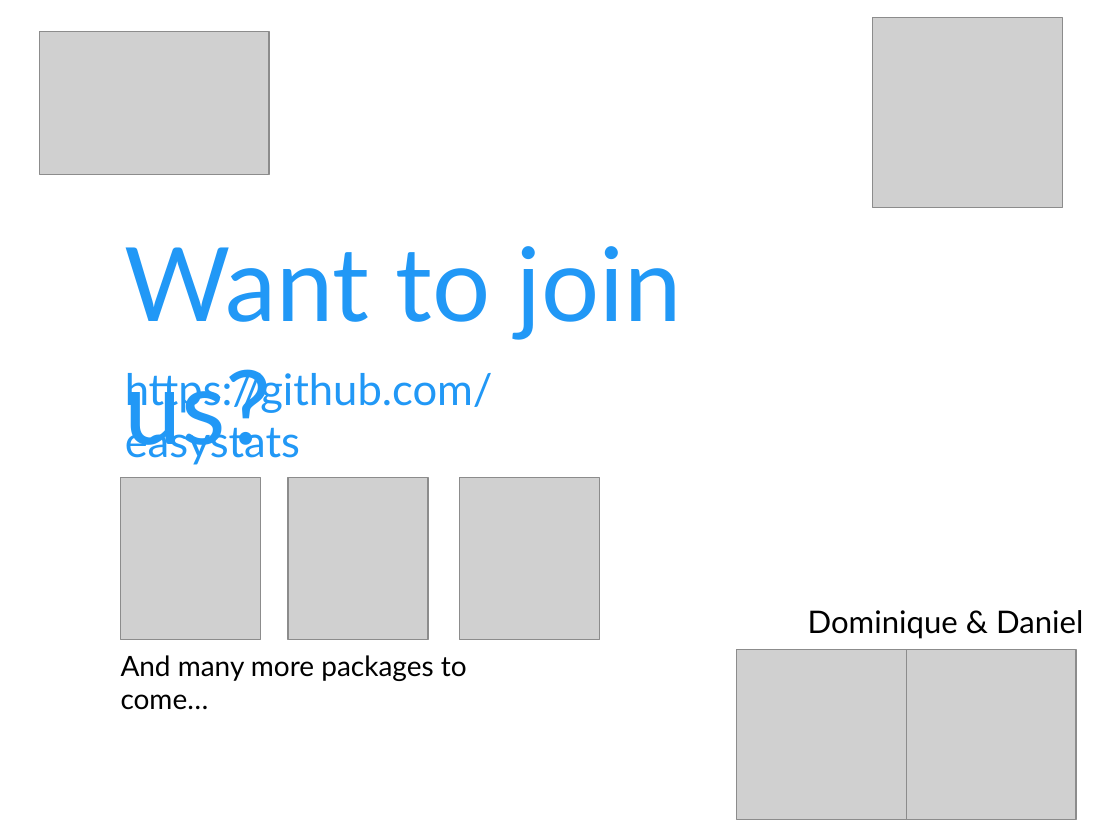
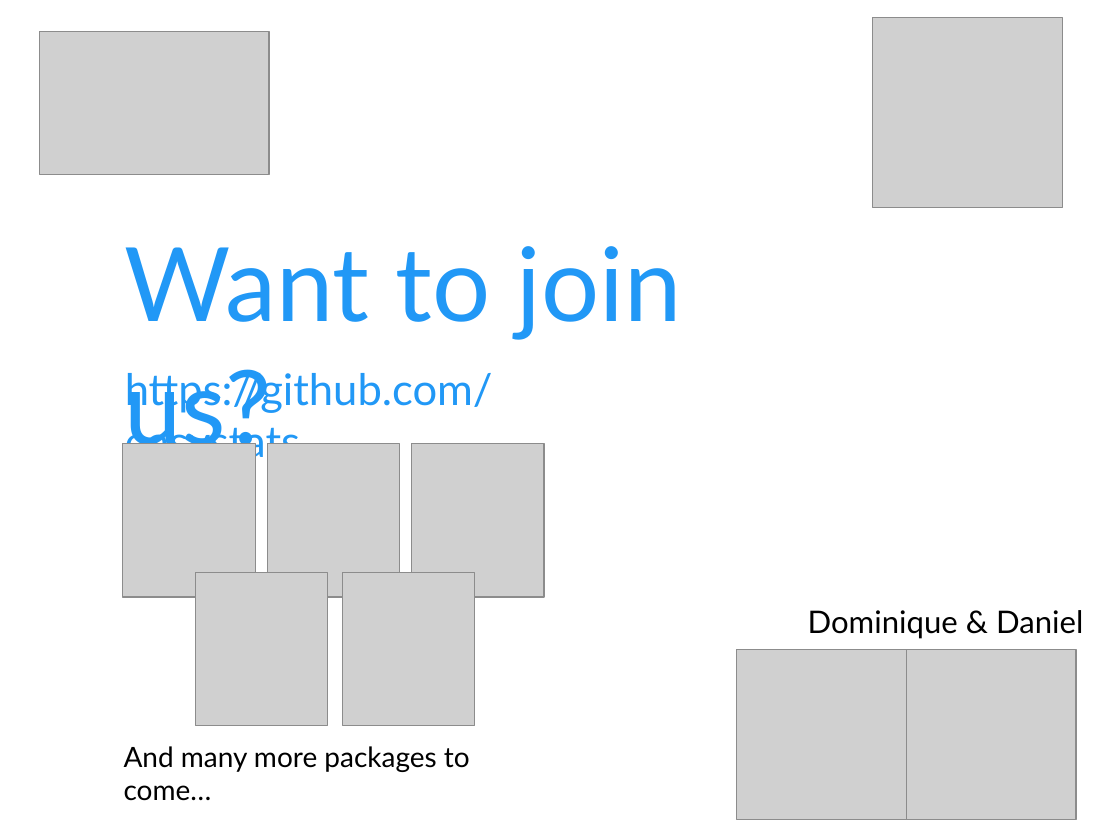
Before and after one commit to easystats/easystats, a slide deck: slide 23 of presentations/2019-02_Hamburg_RUG/1902 Hamburg RUG easystats.pptx. Drawn at 1120x840 pixels with LibreOffice and Linux fonts; fonts in the diff are those of the drawing; grey boxes stand for pictures. Boxes give left, top, right and bottom in pixels: in the first picture for what was removed or moved away, otherwise in the second. Text is boxed around its words. In the diff, an @@ line names an element or a change of style, - is before the commit and + after.

Commit message:
final slides for today

```diff
--- a/presentations/2019-02_Hamburg_RUG/1902 Hamburg RUG easystats.pptx
+++ b/presentations/2019-02_Hamburg_RUG/1902 Hamburg RUG easystats.pptx
@@ picture: place and size @@
-picture at <box>121,477,261,640</box>
+picture at <box>123,444,255,597</box>
@@ picture: place and size @@
-picture at <box>288,477,428,640</box>
+picture at <box>268,444,400,597</box>
@@ picture: place and size @@
-picture at <box>459,477,599,640</box>
+picture at <box>412,444,544,597</box>
@@ picture added at <box>195,572,327,726</box> @@
@@ picture added at <box>343,572,475,726</box> @@
@@ text "And many more packages to ...": place and size @@
-text "And many more packages to ..." at <box>121,655,467,710</box>
+text "And many more packages to ..." at <box>124,746,470,801</box>
```
Also in this commit, not shown: 1 other file.
